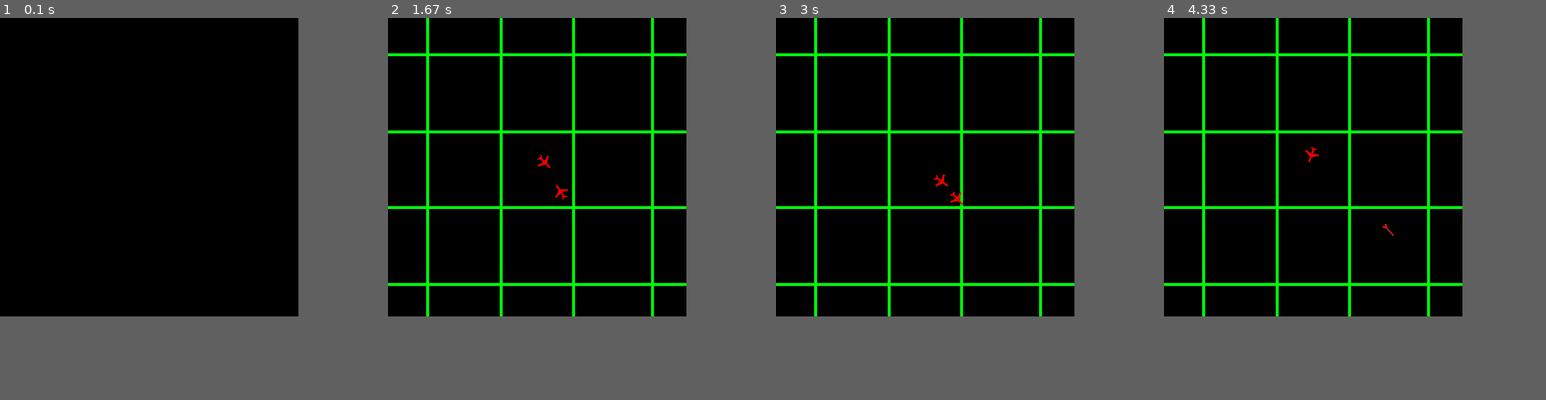
Above: before the commit, frames 1-4 (left to right).
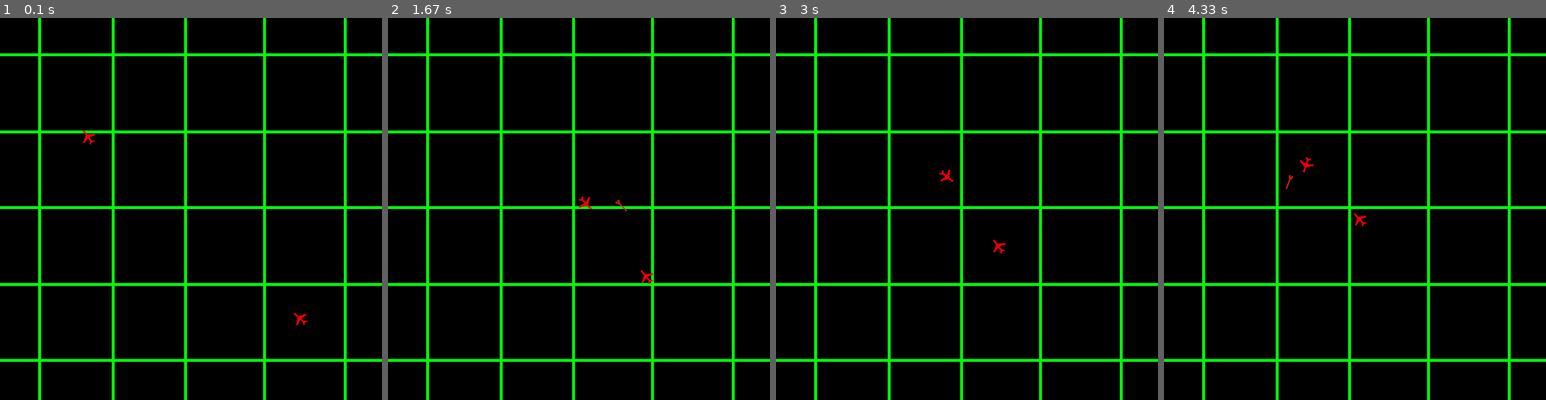
Above: after the commit, the same moments.

Repository: Mi-LeV/AWACS
Game: pygame game, started from main.py
Same seed, same stepped clock (60 frames per second), same inputs: the game is played once before the commit and once after it.
Inputs (mouse positions are in pixels of both pictures, inside the frame that each line leads up to):
- Up to frame 1 (0.1 s): no input
- Up to frame 2 (1.67 s): click (701, 197) at 0.38 s; tap K at 0.67 s; tap Space at 1 s; click (624, 243) at 1.38 s
- Up to frame 3 (3 s): click (829, 197) at 1.72 s; click (967, 254) at 2.05 s; click (1066, 270) at 2.38 s; tap Space at 2.73 s
- Up to frame 4 (4.33 s): tap Space at 3.03, 3.57 s; click (1473, 201) at 3.22 s; click (1240, 79) at 3.88 s; click (1263, 277) at 4.22 s
In our replay, the window is 500x500 before the commit and 640x640 after it. These sizes can differ from the game's own. Grey fills any space a smaller window leaves; there, only what the larger window draws over its background counts as a difference.

The runs differ from the first frame. In frame 1, 8.5% of the frame differs, in the area x 0-100%, y 0-100%; in frame 2, 3.3%; in frame 3, 3.2%; in frame 4, 3.2%.

Commit message:
Controle par pos souris

Diff:
--- a/classes.py
+++ b/classes.py
@@ -144,9 +144,9 @@
             super().shoot()
 
 
-    def clic(self,event):
-        self.xDest = event.pos[0]
-        self.yDest = event.pos[1]
+    def clic(self,position):
+        self.xDest = position[0]
+        self.yDest = position[1]
 
 class IaPlane(Plane):
     def __init__(self,x,y,friend,active = True):
--- a/main.py
+++ b/main.py
@@ -7,7 +7,7 @@
 ##creation de la fenetre
 
 pygame.init()
-fenetre = pygame.display.set_mode((500,500))
+fenetre = pygame.display.set_mode((640,640))
 fond = pygame.image.load(var.img_fond).convert()
 fenetre.blit(fond, (0,0))
 
@@ -20,7 +20,8 @@
 
 ##debut des evenements
 Player = classes.PlayerPlane(150,200,'blue',True)
-Ennemy = classes.IaPlane(300,300,False)
+Ennemy = classes.IaPlane(500,500,False)
+#Ennemy = classes.IaPlane(200,200,True)
 
 while affFenetre:
     clock = pygame.time.Clock()
@@ -28,11 +29,8 @@
     for event in pygame.event.get():    #On parcours la liste de tous les événements reçus
         if event.type == QUIT:#si on appuie sur la croix de la fenetre
             affFenetre = False      #On arrête la boucle
-        if event.type == MOUSEBUTTONDOWN and event.button == 1:# # clic gauche
-            try:var.playerList[0].clic(event)
-            #le 1er player de playerlist enregistre nouv destination si la liste est pas vide
-            except IndexError:pass
-        if event.type == MOUSEBUTTONDOWN and event.button == 3:##clic droit
+
+        if event.type == MOUSEBUTTONDOWN and event.button == 1:##clic droit
             try:
                 var.playerList[0].shoot()#le 1er player de playerlist tire si la liste est pas vide
             except IndexError:pass
@@ -43,6 +41,9 @@
             except IndexError:pass
         if event.type == KEYDOWN and event.key == K_n:#on crée un nouv player et on le met dans playerlist
             Ennemy = classes.IaPlane(250,270,False)
+    try:
+        var.playerList[0].clic(pygame.mouse.get_pos())
+    except IndexError:pass
 
     for objet in var.refreshList:#boucle de mouvement
         objet.turn()# on lance la fonction turn de l'objet
@@ -64,7 +65,7 @@
 
     for objet in var.hitList[::-1]:#boucle delete(on déréférence les objets de toute liste pour pouvoir les supprimer)
         objet.delete()
-    sleep(0.1)#delai graphique
+    sleep(0.01)#delai graphique
     #Re-collage
     fenetre.blit(fond,(0,0))
     for objet in var.refreshList:
